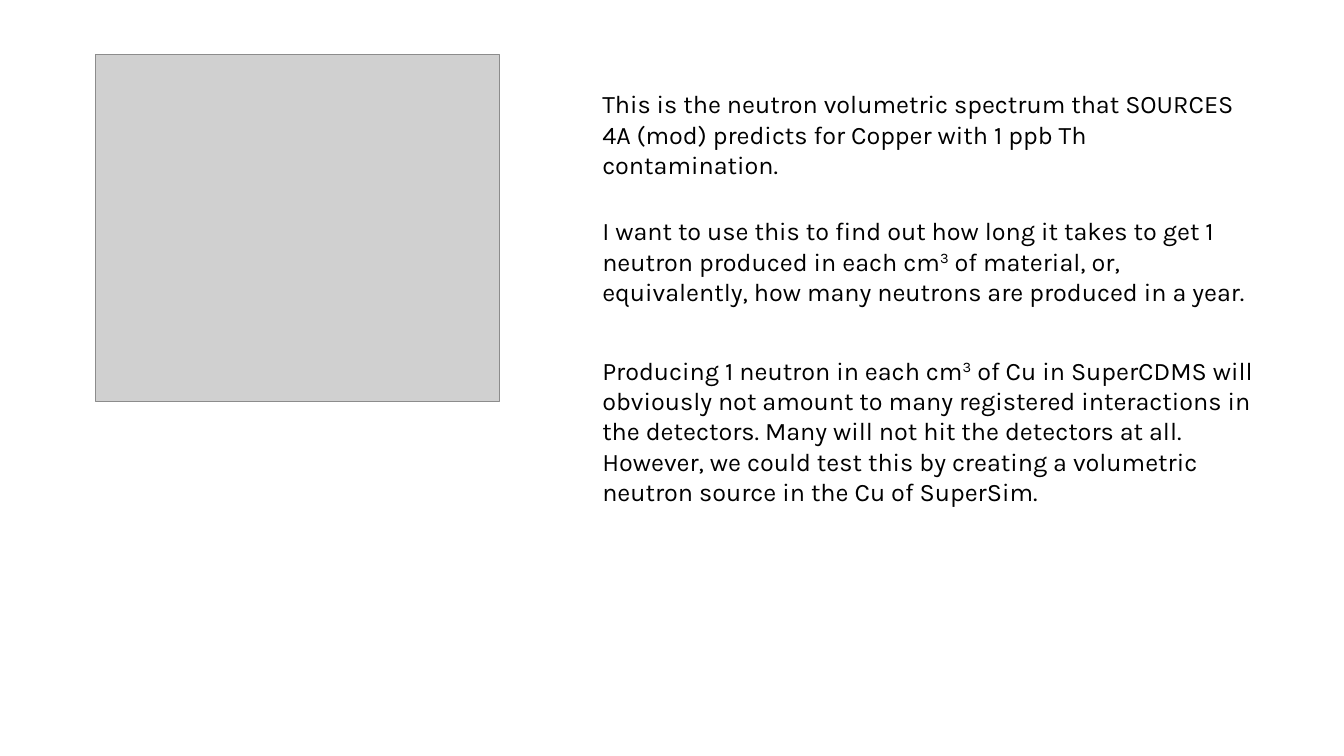
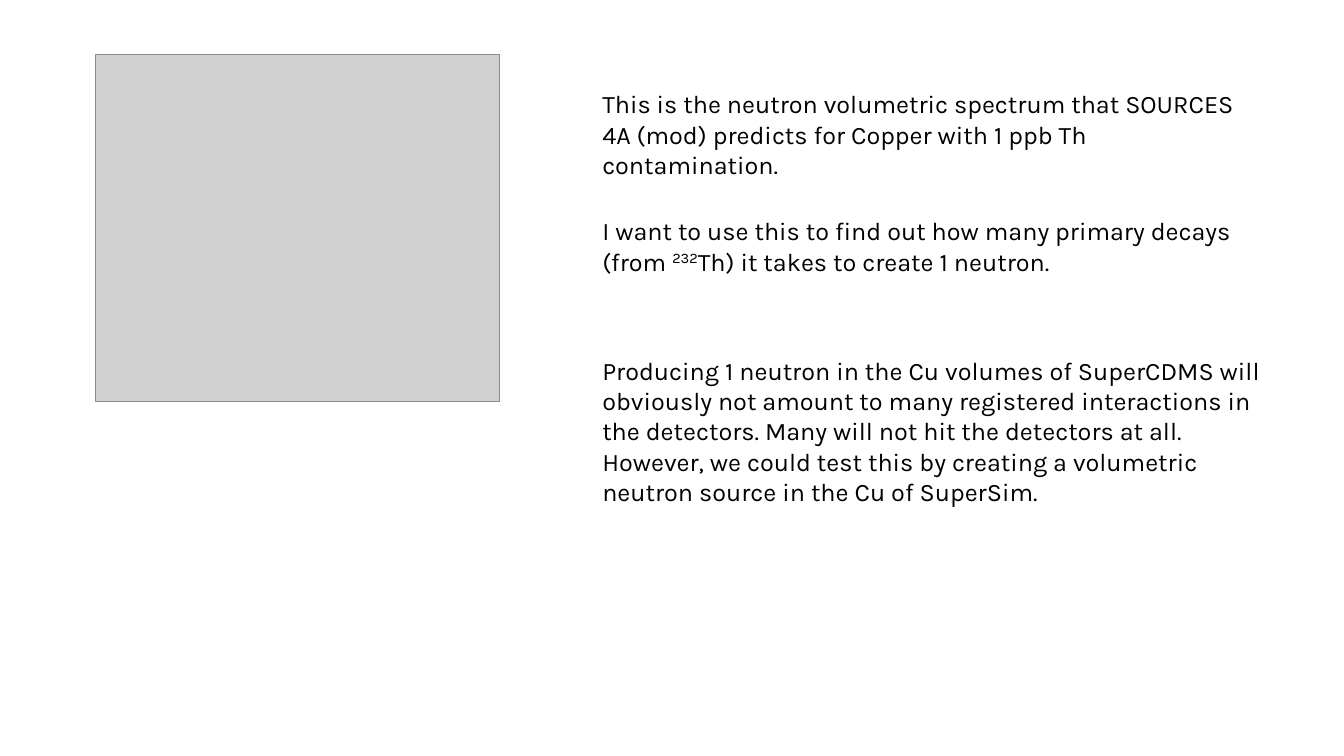
Before and after one commit to villano-lab/n-elec-scattering, a slide deck: slide 1 of 2-Flux/bknds_notes/an-simulation.pptx. Drawn at 1344x756 pixels with LibreOffice and Linux fonts; fonts in the diff are those of the drawing; grey boxes stand for pictures. Boxes give left, top, right and bottom in pixels: in the first picture for what was removed or moved away, otherwise in the second. Text is boxed around its words. In the diff, an @@ line names an element or a change of style, - is before the commit and + after.

```diff
--- a/2-Flux/bknds_notes/an-simulation.pptx
+++ b/2-Flux/bknds_notes/an-simulation.pptx
@@ text at <box>602,222,1231,274</box>: text changed @@
-I want to use this to find out how long it takes to get 1 neutron produced in each cm3 of material, or, equivalently, how many neutrons are produced in a year.
+I want to use this to find out how many primary decays (from 232Th) it takes to create 1 neutron.
@@ text at <box>602,362,1260,507</box>: text changed @@
-Producing 1 neutron in each cm3 of Cu in SuperCDMS will obviously not amount to many registered interactions in the detectors. Many will not hit the detectors at all. However, we could test this by creating a volumetric neutron source in the Cu of SuperSim.
+Producing 1 neutron in the Cu volumes of SuperCDMS will obviously not amount to many registered interactions in the detectors. Many will not hit the detectors at all. However, we could test this by creating a volumetric neutron source in the Cu of SuperSim.
```
Also in this commit, not shown: 1 other slide changed.
